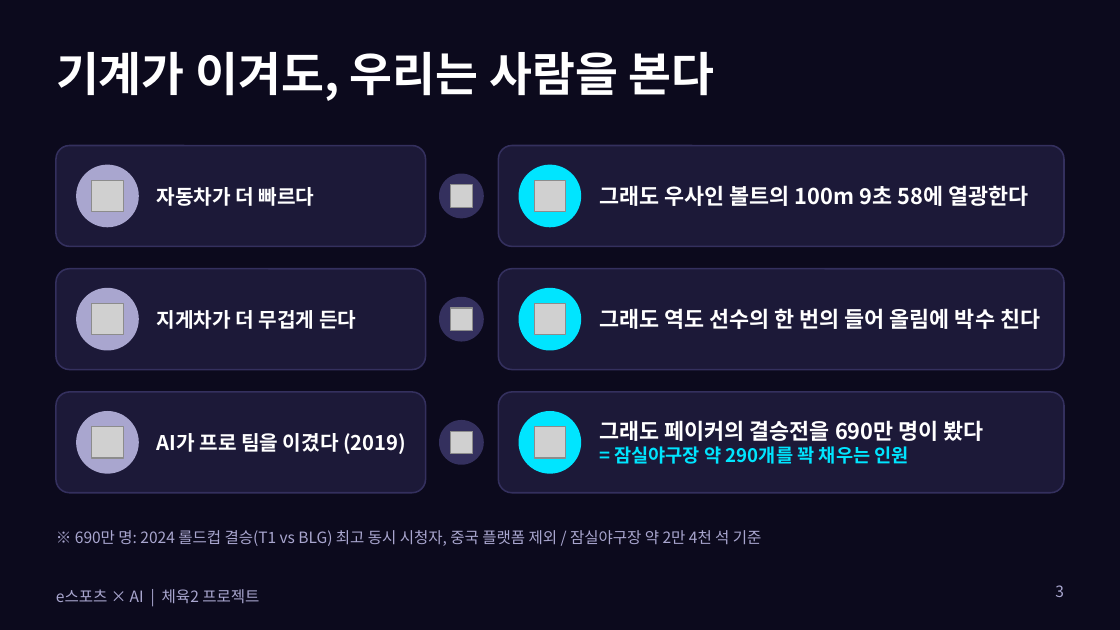
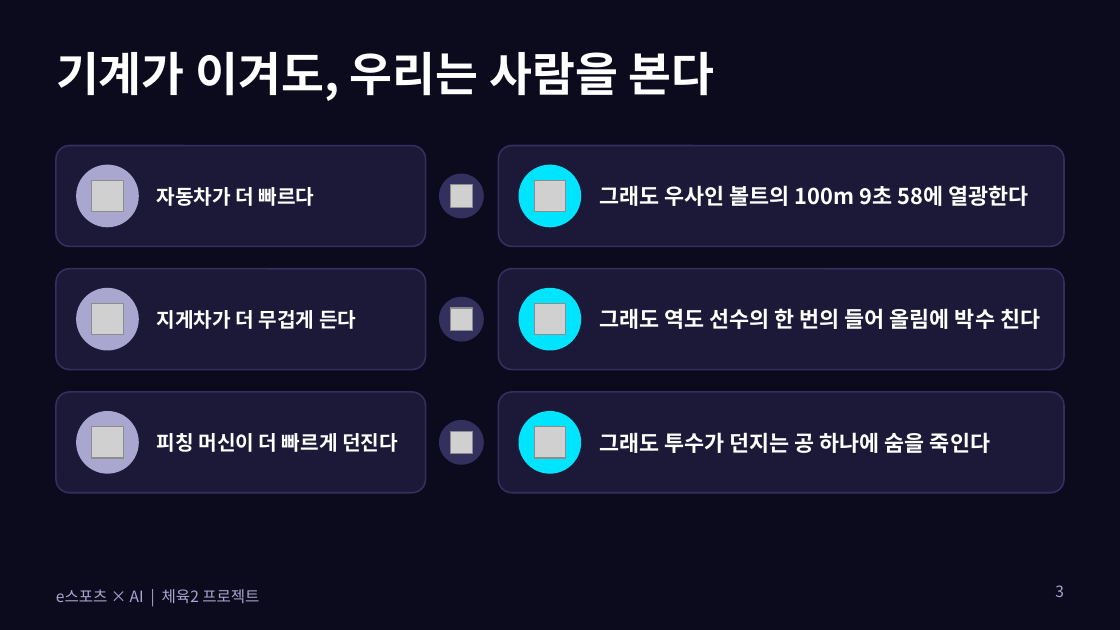
Before and after one commit to timetraveltimetravel/-, a slide deck: slide 3 of esports-ai/sports_ai_presentation.pptx. Drawn at 1120x630 pixels with LibreOffice and Linux fonts; fonts in the diff are those of the drawing; grey boxes stand for pictures. Boxes give left, top, right and bottom in pixels: in the first picture for what was removed or moved away, otherwise in the second. Text is boxed around its words. In the diff, an @@ line names an element or a change of style, - is before the commit and + after.

```diff
--- a/esports-ai/sports_ai_presentation.pptx
+++ b/esports-ai/sports_ai_presentation.pptx
@@ text at [157, 433, 398, 452]: text changed @@
-AI가 프로 팀을 이겼다 (2019)
+피칭 머신이 더 빠르게 던진다
@@ text at [599, 432, 990, 453]: text changed @@
-그래도 페이커의 결승전을 690만 명이 봤다
-= 잠실야구장 약 290개를 꽉 채우는 인원
+그래도 투수가 던지는 공 하나에 숨을 죽인다
@@ text removed at [75, 530, 762, 546] @@
-※ 690만 명: 2024 롤드컵 결승(T1 vs BLG) 최고 동시 시청자, 중국 플랫폼 제외 / 잠실야구장 약 2만 4천 석 기준
```
Also in this commit, not shown: 1 other file.
